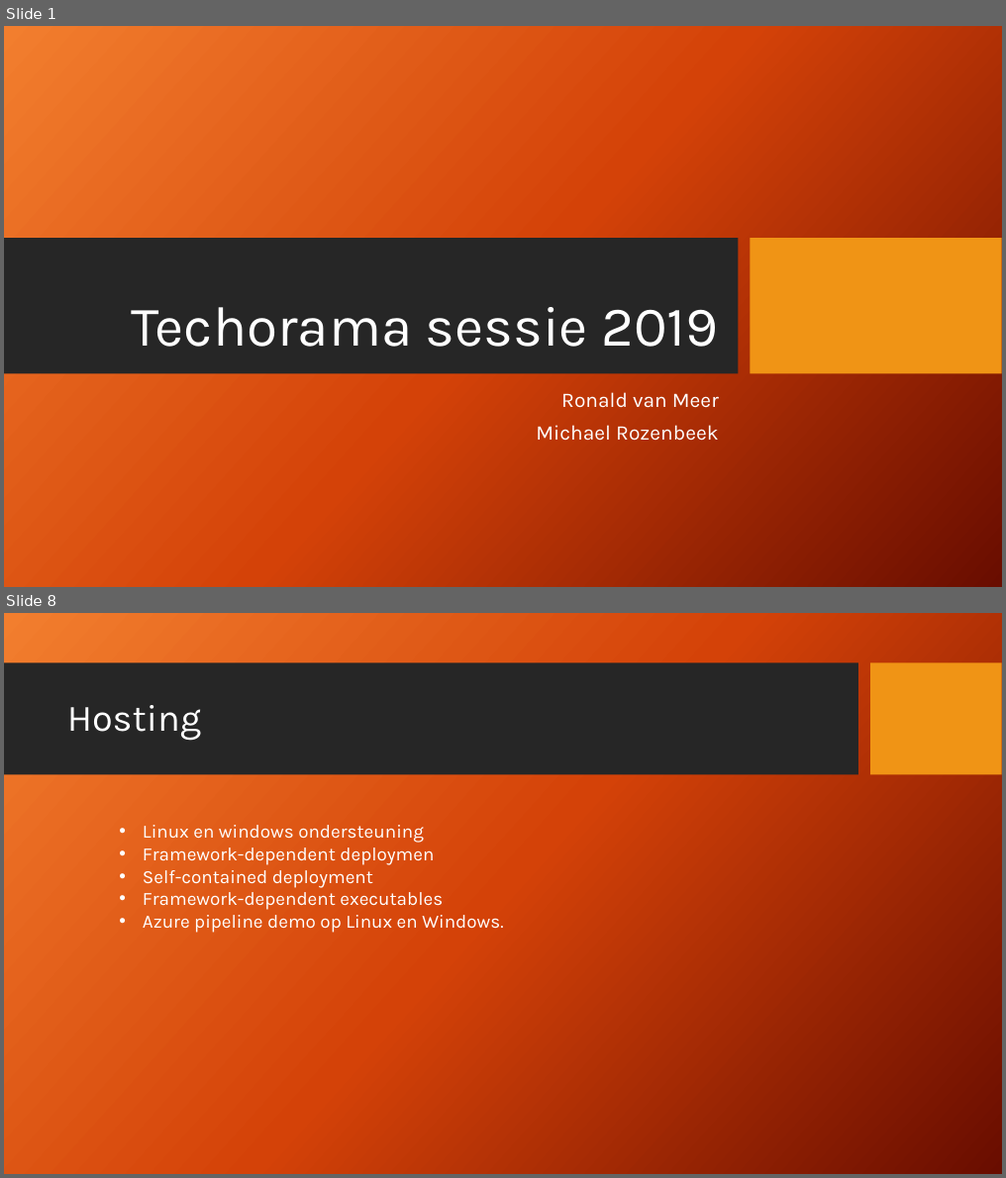
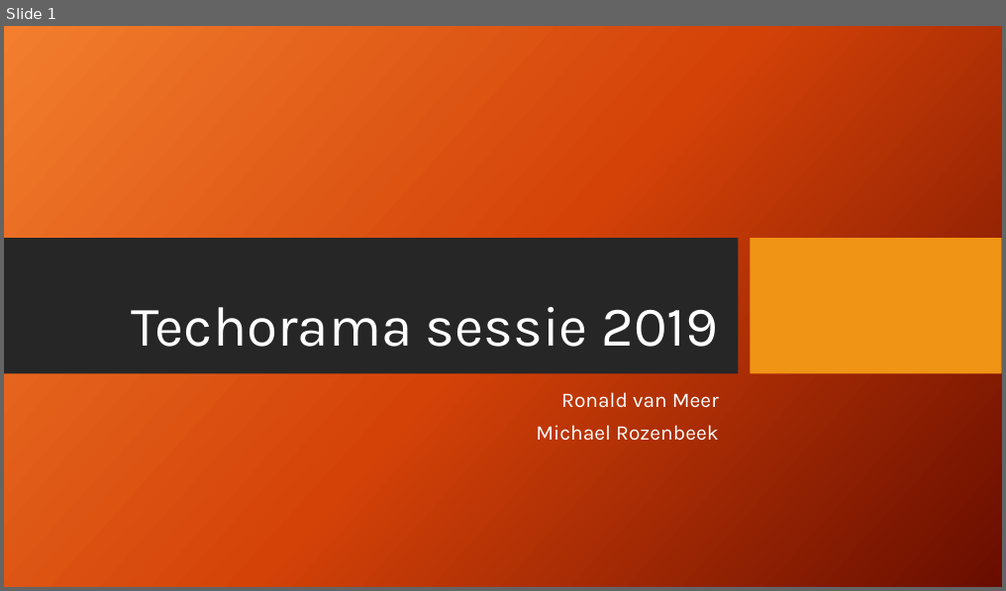
Before and after one commit to mrozenbeek/TechoramaSessie2019, a slide deck: Presentation/Techorama sessie 2019_RoMe.pptx. Shown one above the other, each under a label of ours: slides 1 and 8 before the commit, slide 1 after it; the slides between them are not shown. The pictures are 1006x1178 and 1006x591 pixels, drawn with LibreOffice and Linux fonts; fonts in the diff are those of the drawing; background and template pictures are left out. Boxes give left, top, right and bottom in pixels: in the first picture for what was removed or moved away, otherwise in the second. Text is boxed around its words. In the diff, an @@ line names an element or a change of style, - is before the commit and + after.

```diff
--- a/Presentation/Techorama sessie 2019_RoMe.pptx
+++ b/Presentation/Techorama sessie 2019_RoMe.pptx
@@ slide 8 removed at box(4, 613, 1002, 1174), background picture (left out) @@
@@ rectangle removed at box(4, 663, 858, 775) @@
@@ rectangle removed at box(871, 663, 1002, 775) @@
@@ title removed at box(67, 705, 201, 740) @@
-Hosting
@@ text removed at box(143, 825, 503, 933) @@
-• Linux en windows ondersteuning
-• Framework-dependent deploymen
-• Self-contained deployment
-• Framework-dependent executables
-• Azure pipeline demo op Linux en Windows.
```
Also in this commit, not shown: 3 slides changed, 1 slide added, 5 other slides removed, 14 other files.
